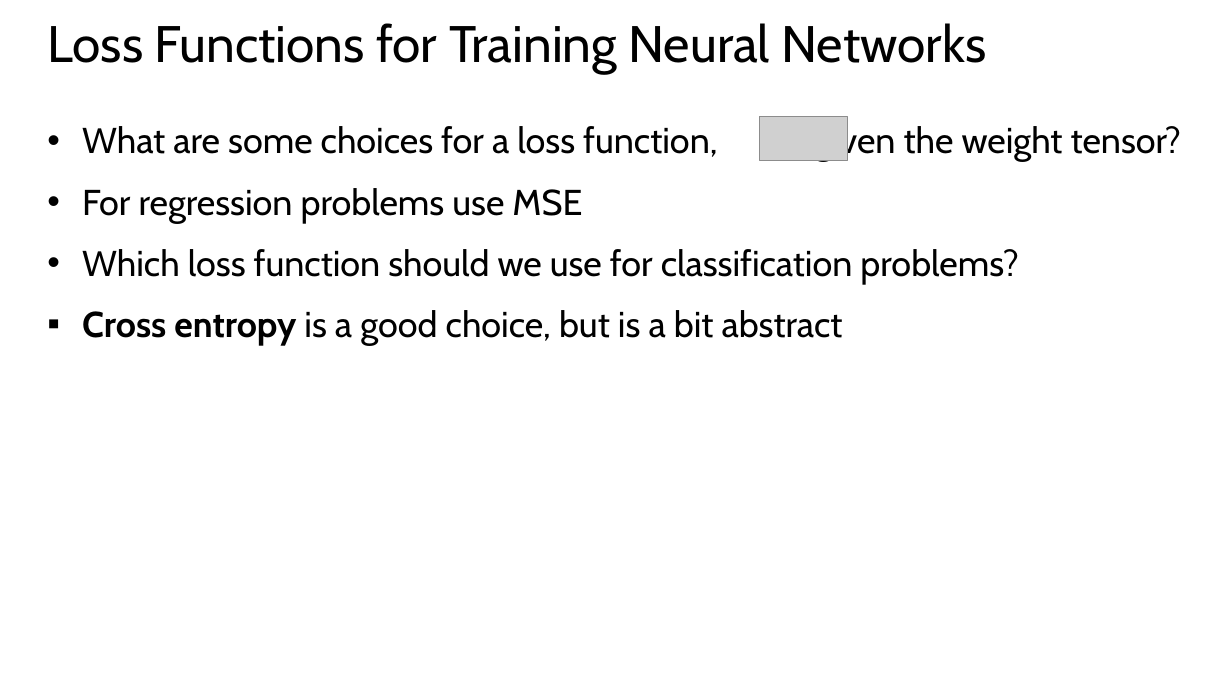
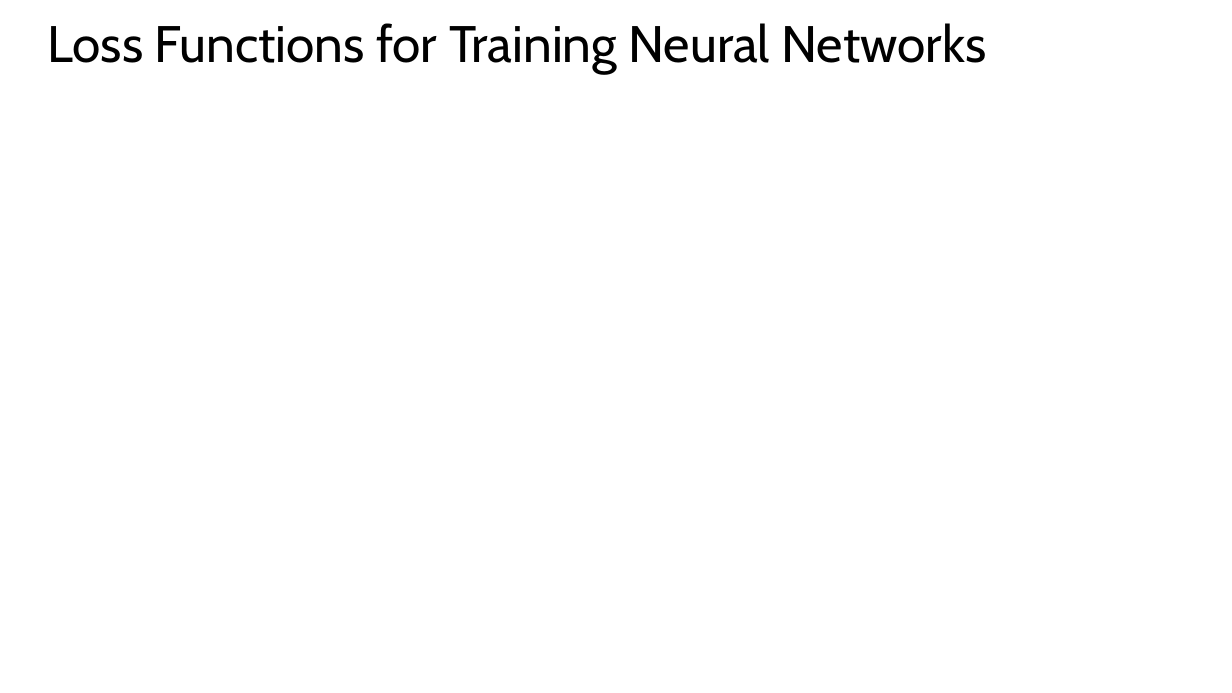
Before and after one commit to StephenElston/CSCI-E25, a slide deck: slide 27 of Slides/5_BuildingBlocksOfDeepLearning.pptx. Drawn at 1232x693 pixels with LibreOffice and Linux fonts; fonts in the diff are those of the drawing; grey boxes stand for pictures. Boxes give left, top, right and bottom in pixels: in the first picture for what was removed or moved away, otherwise in the second. Text is boxed around its words. In the diff, an @@ line names an element or a change of style, - is before the commit and + after.

```diff
--- a/Slides/5_BuildingBlocksOfDeepLearning.pptx
+++ b/Slides/5_BuildingBlocksOfDeepLearning.pptx
@@ picture removed at <box>760,116,848,160</box> @@
@@ text removed at <box>82,123,1181,346</box> @@
-• What are some choices for a loss function, , given the weight tensor?
-• For regression problems use MSE
-• Which loss function should we use for classification problems?
-▪ Cross entropy is a good choice, but is a bit abstract
```
Also in this commit, not shown: 6 other slides changed, 3 slides added, 7 slides removed, 1 other file.
